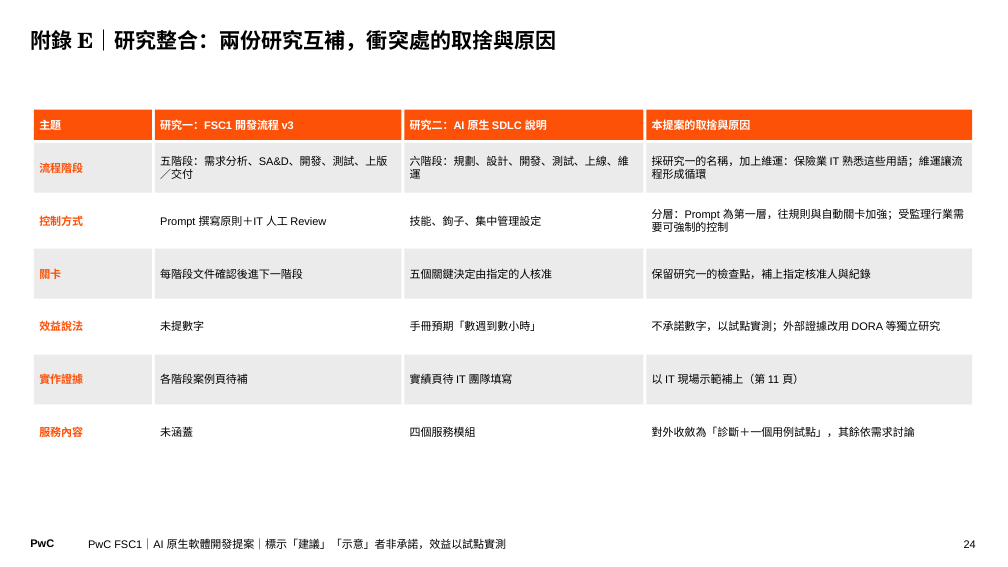
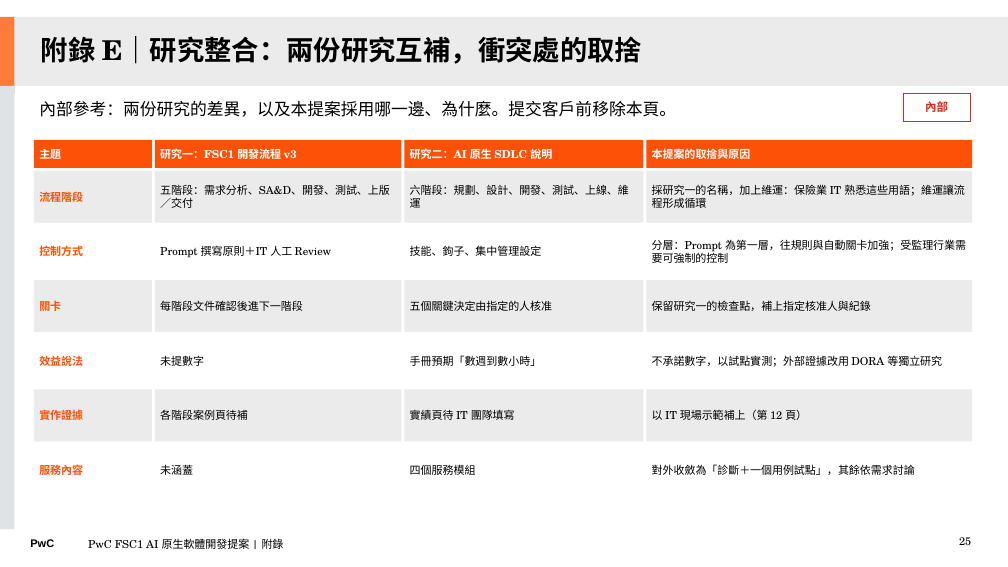
Before and after one commit to Robshao/PwC_FSC1, a slide deck: slide 25 of research/ai-native-sdlc/AI原生軟體開發_合夥人提案簡報.pptx (slide 24 before the commit). Drawn at 1008x567 pixels with LibreOffice and Linux fonts; fonts in the diff are those of the drawing. Boxes give left, top, right and bottom in pixels: in the first picture for what was removed or moved away, otherwise in the second. Text is boxed around its words. In the diff, an @@ line names an element or a change of style, - is before the commit and + after.

```diff
--- a/research/ai-native-sdlc/AI原生軟體開發_合夥人提案簡報.pptx
+++ b/research/ai-native-sdlc/AI原生軟體開發_合夥人提案簡報.pptx
@@ rectangle added at (0, 17, 14, 94), fill #FE7C39 @@
@@ rectangle added at (14, 17, 1008, 85), fill #EBEBEB @@
@@ title "附錄 E｜研究整合：兩份研究互補，衝突處的取捨" at (41, 36, 642, 64): vertical alignment top to middle @@
@@ title at (41, 36, 642, 64): text changed; size 20 to 26 pt @@
-附錄 E｜研究整合：兩份研究互補，衝突處的取捨與原因
+附錄 E｜研究整合：兩份研究互補，衝突處的取捨
@@ rectangle added at (0, 86, 14, 530), fill #DFE3E6 @@
@@ text added at (39, 101, 676, 117), 16 pt, text #000000 @@
+內部參考：兩份研究的差異，以及本提案採用哪一邊、為什麼。提交客戶前移除本頁。
@@ rectangle added at (904, 94, 970, 121), fill #FFFFFF, outline #DE2A18 0.75 pt, 11 pt, text #DE2A18, bold @@
+內部
@@ 16 rectangles: place and size @@
-16 rectangles at (34, 110, 972, 299)
+16 rectangles at (34, 140, 972, 332)
@@ 12 rectangles: place and size @@
-12 rectangles at (34, 302, 972, 457)
+12 rectangles at (34, 335, 972, 496)
@@ text in rectangle at (652, 409, 807, 420): text changed; font Arial to TeX Gyre Schola @@
-以 IT 現場示範補上（第 11 頁）
+以 IT 現場示範補上（第 12 頁）
@@ font Arial to TeX Gyre Schola in 27 elements at (647, 171, 972, 223), (647, 140, 972, 168), (155, 171, 402, 223), (405, 171, 644, 223), (155, 140, 402, 168), (405, 140, 644, 168), (34, 171, 152, 223), (34, 140, 152, 168), (647, 225, 972, 278), (155, 225, 402, 278), (405, 225, 644, 278), (34, 225, 152, 278), (647, 280, 972, 332), (155, 280, 402, 332), (405, 280, 644, 332), (34, 280, 152, 332), (647, 335, 972, 387), (155, 335, 402, 387), (405, 335, 644, 387), (34, 335, 152, 387), (155, 389, 402, 442), (405, 389, 644, 442), (34, 389, 152, 442), (647, 444, 972, 496), (155, 444, 402, 496), (405, 444, 644, 496), (34, 444, 152, 496) @@
@@ text at (88, 539, 284, 549): text changed; font Arial to TeX Gyre Schola @@
-PwC FSC1｜AI 原生軟體開發提案｜標示「建議」「示意」者非承諾，效益以試點實測
+PwC FSC1 AI 原生軟體開發提案 | 附錄
@@ page number added at (959, 537, 971, 545), 10.5 pt, text #000000 @@
+25
@@ page number removed at (964, 540, 976, 548) @@
-24
```
Also in this commit, not shown: 24 other slides changed, 2 slides added, 1 slide removed, 5 other files.
